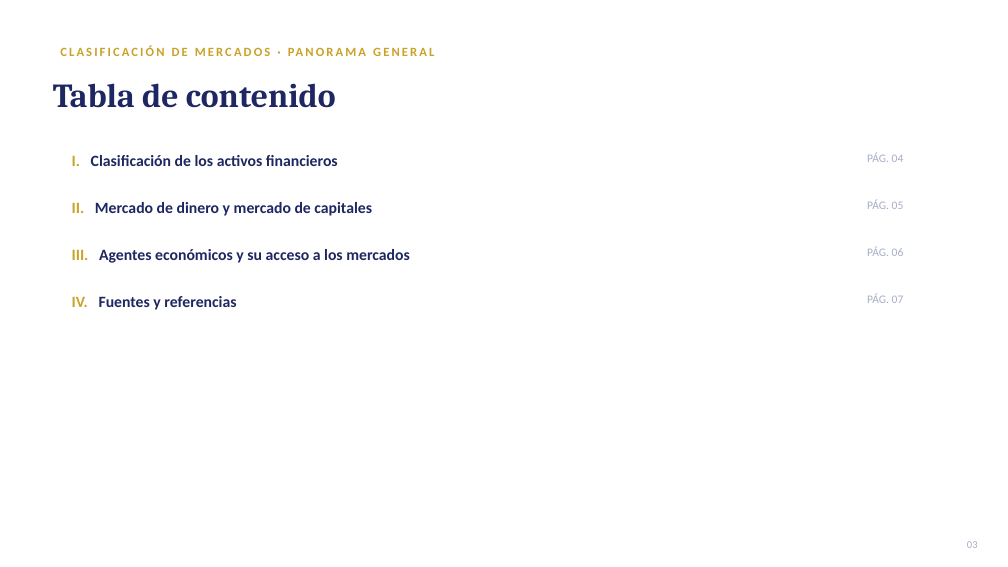
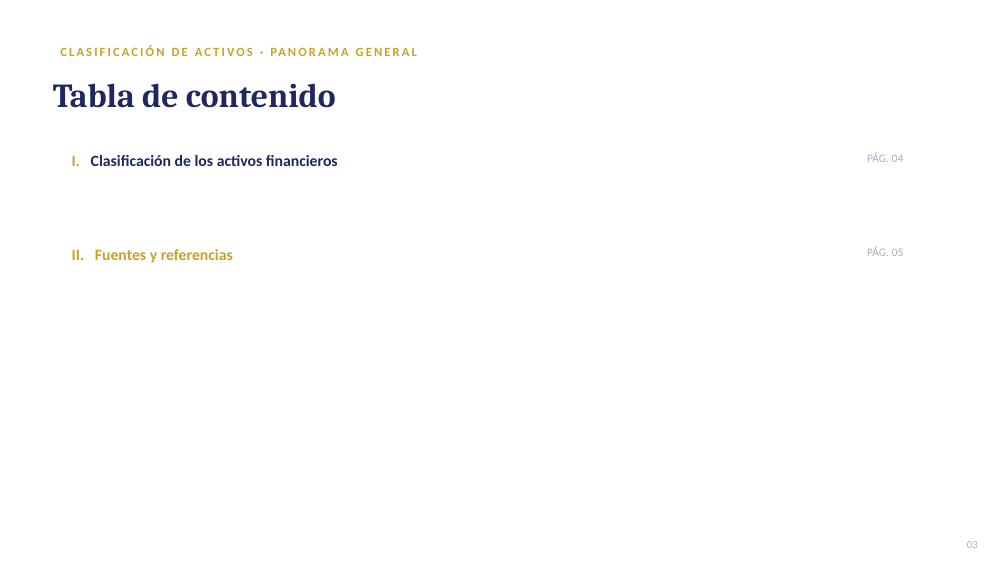
Before and after one commit to LoMarrujo/notes_mercados_dc, a slide deck: slide 3 of notas_unidades/unidad1/2_clasificacion_activos.pptx. Drawn at 1008x567 pixels with LibreOffice and Linux fonts; fonts in the diff are those of the drawing. Boxes give left, top, right and bottom in pixels: in the first picture for what was removed or moved away, otherwise in the second. Text is boxed around its words. In the diff, an @@ line names an element or a change of style, - is before the commit and + after.

```diff
--- a/notas_unidades/unidad1/2_clasificacion_activos.pptx
+++ b/notas_unidades/unidad1/2_clasificacion_activos.pptx
@@ text at (91, 155, 263, 166): text changed @@
-CLASIFICACIÓN DE MERCADOS · PANORAMA GENERAL
+CLASIFICACIÓN DE ACTIVOS · PANORAMA GENERAL
@@ text removed at (72, 202, 372, 216) @@
-II. Mercado de dinero y mercado de capitales
@@ text removed at (867, 200, 904, 209) @@
-PÁG. 05
@@ text at (72, 249, 233, 263): text changed; text colour #1E2761 to #C9A227 @@
-III. Agentes económicos y su acceso a los mercados
+II. Fuentes y referencias
@@ text removed at (72, 296, 236, 310) @@
-IV. Fuentes y referencias
@@ text removed at (867, 293, 904, 303) @@
-PÁG. 07
```
Also in this commit, not shown: 5 other slides changed, 2 slides removed, 3 other files.
